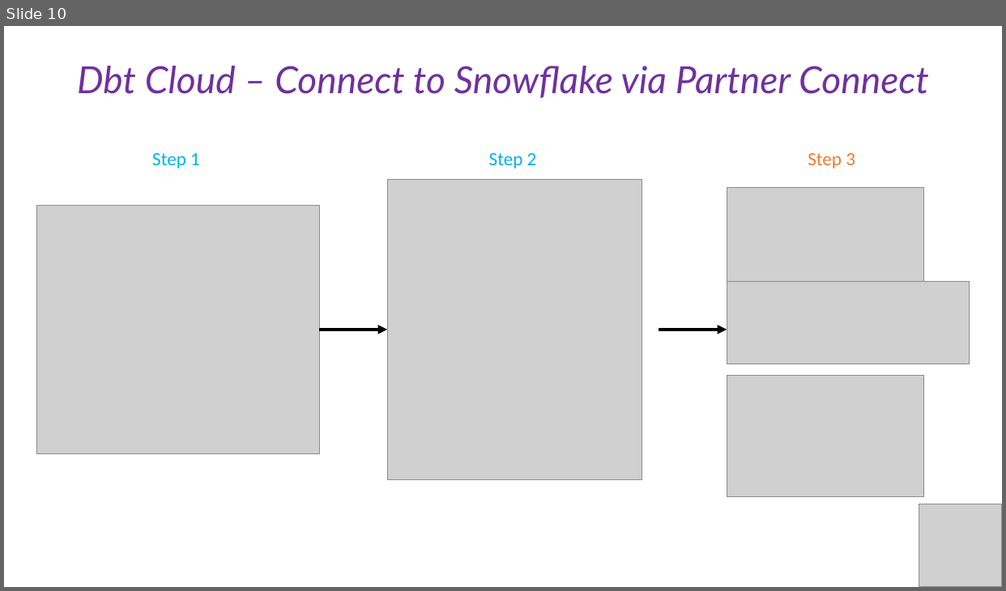
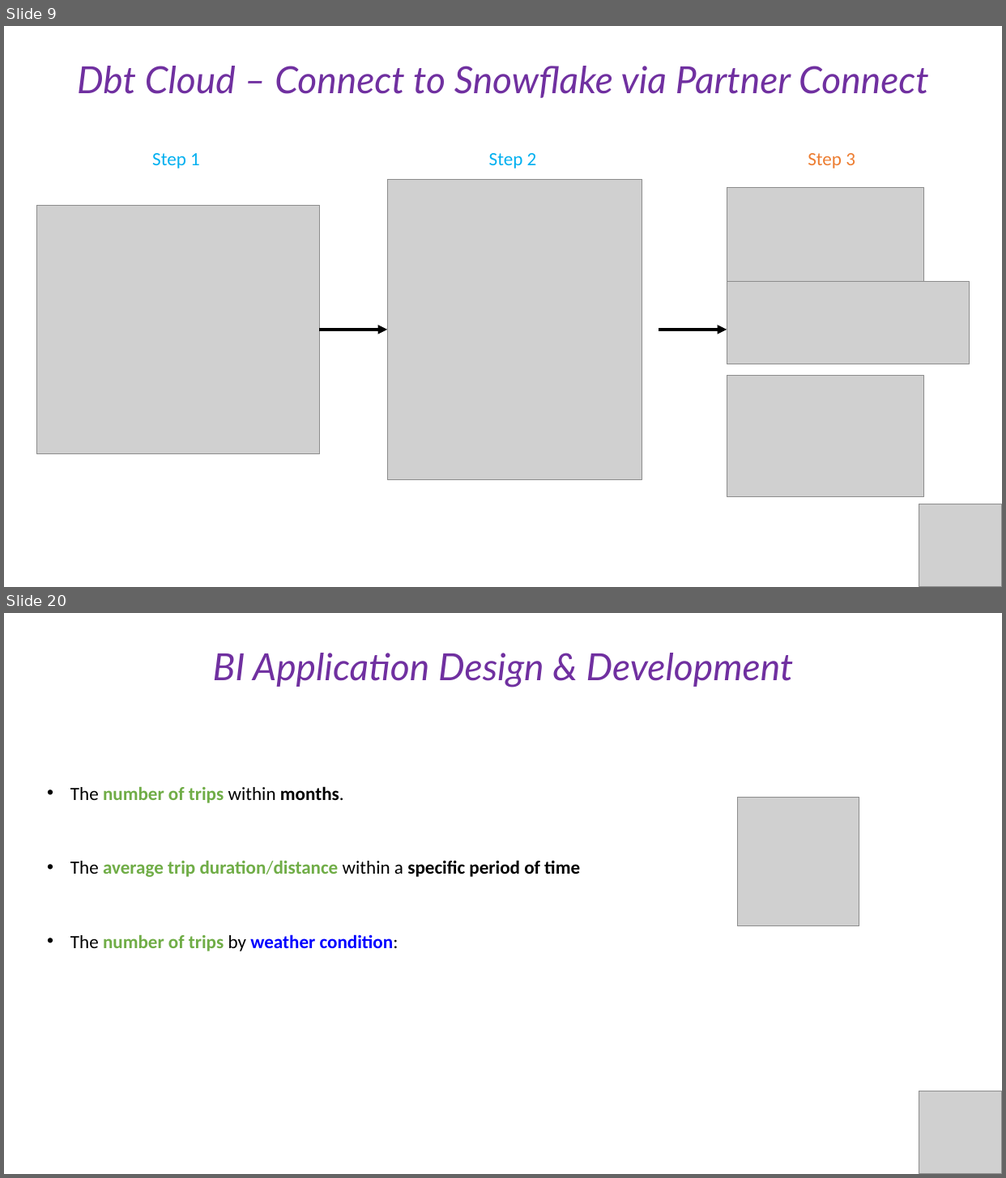
Before and after one commit to cesaramehri/Firn_CaseStudyTest, a slide deck: Presentation/Case Study - Presentation.pptx. Shown one above the other, each under a label of ours: slide 10 before the commit, slides 9 and 20 after it; the slides between them are not shown. The pictures are 1006x591 and 1006x1178 pixels, drawn with LibreOffice and Linux fonts; fonts in the diff are those of the drawing; grey boxes stand for pictures. Boxes give left, top, right and bottom in pixels: in the first picture for what was removed or moved away, otherwise in the second. Text is boxed around its words. In the diff, an @@ line names an element or a change of style, - is before the commit and + after.

```diff
--- a/Presentation/Case Study - Presentation.pptx
+++ b/Presentation/Case Study - Presentation.pptx
@@ slide 20 added at <box>4,613,1002,1174</box>, background #FFFFFF @@
@@ text added at <box>213,653,794,688</box>, 36 pt, text #7030A0, italic @@
+BI Application Design & Development
@@ text added at <box>70,786,344,803</box>, 18 pt, text #000000, bold @@
+• The number of trips within months.
@@ picture added at <box>738,798,859,926</box> @@
@@ text added at <box>70,860,580,877</box>, 18 pt, text #000000, bold @@
+• The average trip duration/distance within a specific period of time
@@ text added at <box>70,935,398,952</box>, 18 pt, text #0000FF, bold @@
+• The number of trips by weather condition:
@@ picture added at <box>919,1093,1002,1174</box> @@
@@ what was slide 10 is now slide 9 @@
```
Also in this commit, not shown: 10 slides changed, 11 other slides added, 5 slides removed, 1 other file.
